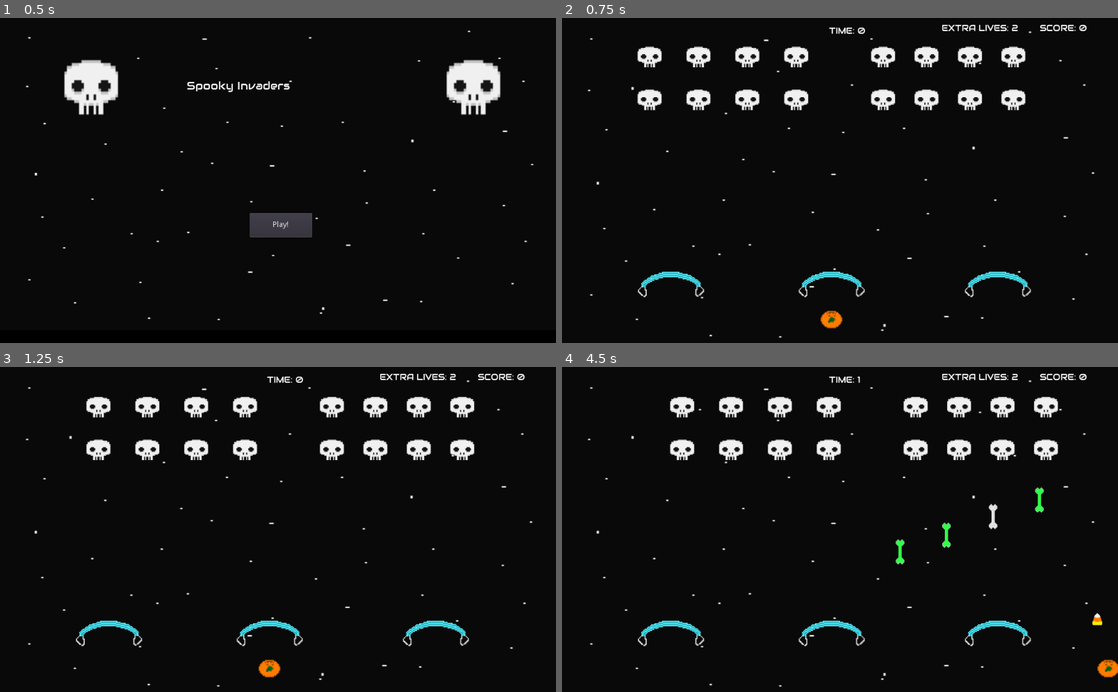
Above: before the commit, frames 1-4 (two rows, left to right).
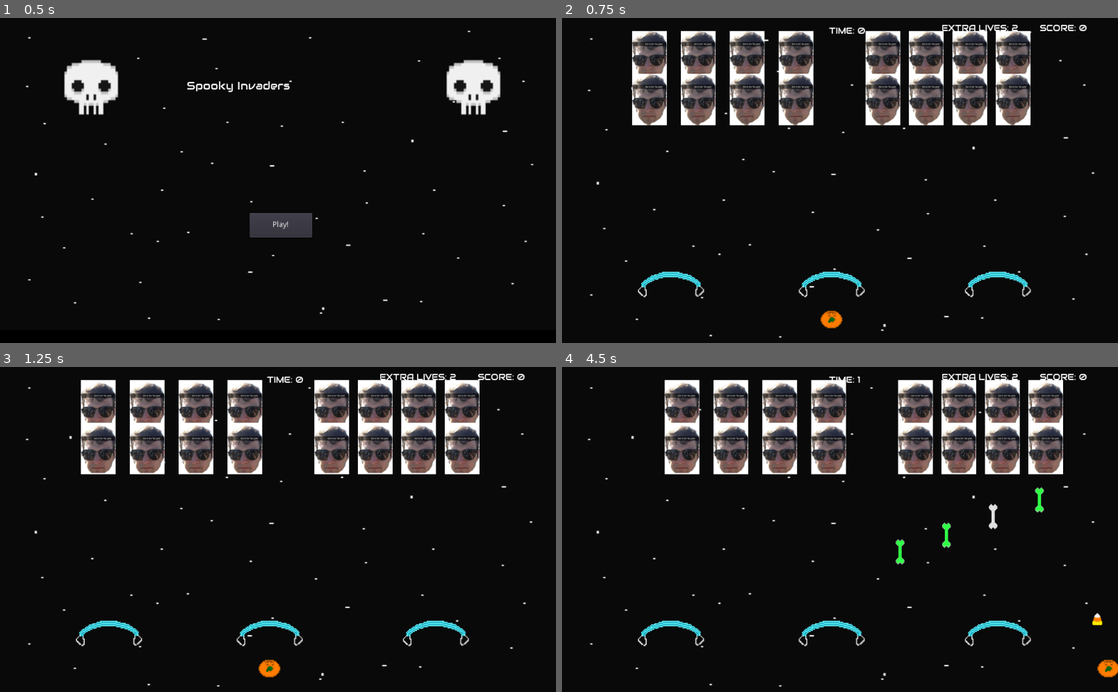
Above: after the commit, the same moments.

Repository: jdibble21/MJ-Spooky-Invaders
Game: Godot game, scene res://src/Menu.tscn
Two runs of this game, one before a commit and one after it. Both use one fixed random seed, a clock stepped at 60 frames per second and the inputs below. Sound files missing from this copy of the repository are replaced by a short silence.
Inputs:
- Up to frame 1 (0.5 s): no input
- Up to frame 2 (0.75 s): click "Play!" at 0.5 s
- Up to frame 3 (1.25 s): no input
- Up to frame 4 (4.5 s): hold Right (move_right) 1.28-2.03 s; tap Space (fire) at 1.35, 2.1, 3.6, 4.35 s; hold Escape (back_to_menu) 2.03-2.75 s; click "Play!" at 2.75 s; hold Right (move_right) from 3.53 s (still down)

Frame 1 is identical in both runs. In frame 2, 14% of the frame differs, in the area x 12-85%, y 3-34%; in frame 3, 14%, in the area x 14-87%, y 3-34%; in frame 4, 14%.

Commit message:
Refactor enemy sprites

Diff:
--- a/project/project.godot
+++ b/project/project.godot
@@ -10,7 +10,6 @@
 
 _global_script_classes=[  ]
 _global_script_class_icons={
-
 }
 
 [application]
--- a/project/src/Enemy.tscn
+++ b/project/src/Enemy.tscn
@@ -1,7 +1,7 @@
 [gd_scene load_steps=17 format=2]
 
-[ext_resource path="res://assets/character_sprites/enemy_skull_1.png" type="Texture" id=1]
-[ext_resource path="res://assets/character_sprites/enemy_skull_0.png" type="Texture" id=2]
+[ext_resource path="res://assets/shootj/josh_3-1.png" type="Texture" id=1]
+[ext_resource path="res://assets/shootj/josh_3-2.png" type="Texture" id=2]
 [ext_resource path="res://src/Enemy.gd" type="Script" id=3]
 [ext_resource path="res://assets/effect_animations/enemy_destroyed_0.png" type="Texture" id=4]
 [ext_resource path="res://assets/effect_animations/enemy_destroyed_7.png" type="Texture" id=5]
@@ -19,7 +19,7 @@
 
 [sub_resource type="SpriteFrames" id=2]
 animations = [ {
-"frames": [ ExtResource( 2 ), ExtResource( 1 ) ],
+"frames": [ ExtResource( 1 ), ExtResource( 2 ) ],
 "loop": true,
 "name": "idle",
 "speed": 2.0
@@ -69,4 +69,5 @@
 [node name="FiringSound" type="AudioStreamPlayer2D" parent="."]
 stream = ExtResource( 13 )
 volume_db = -7.663
+
 [connection signal="area_entered" from="HitBox" to="." method="_on_HitBox_area_entered"]
--- a/project/src/Menu.tscn
+++ b/project/src/Menu.tscn
@@ -110,4 +110,5 @@
 tile_set = SubResource( 5 )
 format = 1
 tile_data = PoolIntArray( -1, 0, 0, -65536, 0, 0, -65535, 0, 0, -65534, 0, 0, -65533, 0, 0, -65532, 0, 0, -65531, 0, 0, …(20255 unchanged characters)…
+
 [connection signal="pressed" from="PlayButton" to="." method="_on_PlayButton_pressed"]
Binary file added: project/assets/shootj/josh_1-1.png
Not shown, added: project/assets/shootj/josh_1-1.png.import
Binary file added: project/assets/shootj/josh_1-2.png
Not shown, added: project/assets/shootj/josh_1-2.png.import
Binary file added: project/assets/shootj/josh_2.jpg
Not shown, added: project/assets/shootj/josh_2.jpg.import
Binary file added: project/assets/shootj/josh_3-1.png
Not shown, added: project/assets/shootj/josh_3-1.png.import
Binary file added: project/assets/shootj/josh_3-2.png
Not shown, added: project/assets/shootj/josh_3-2.png.import
